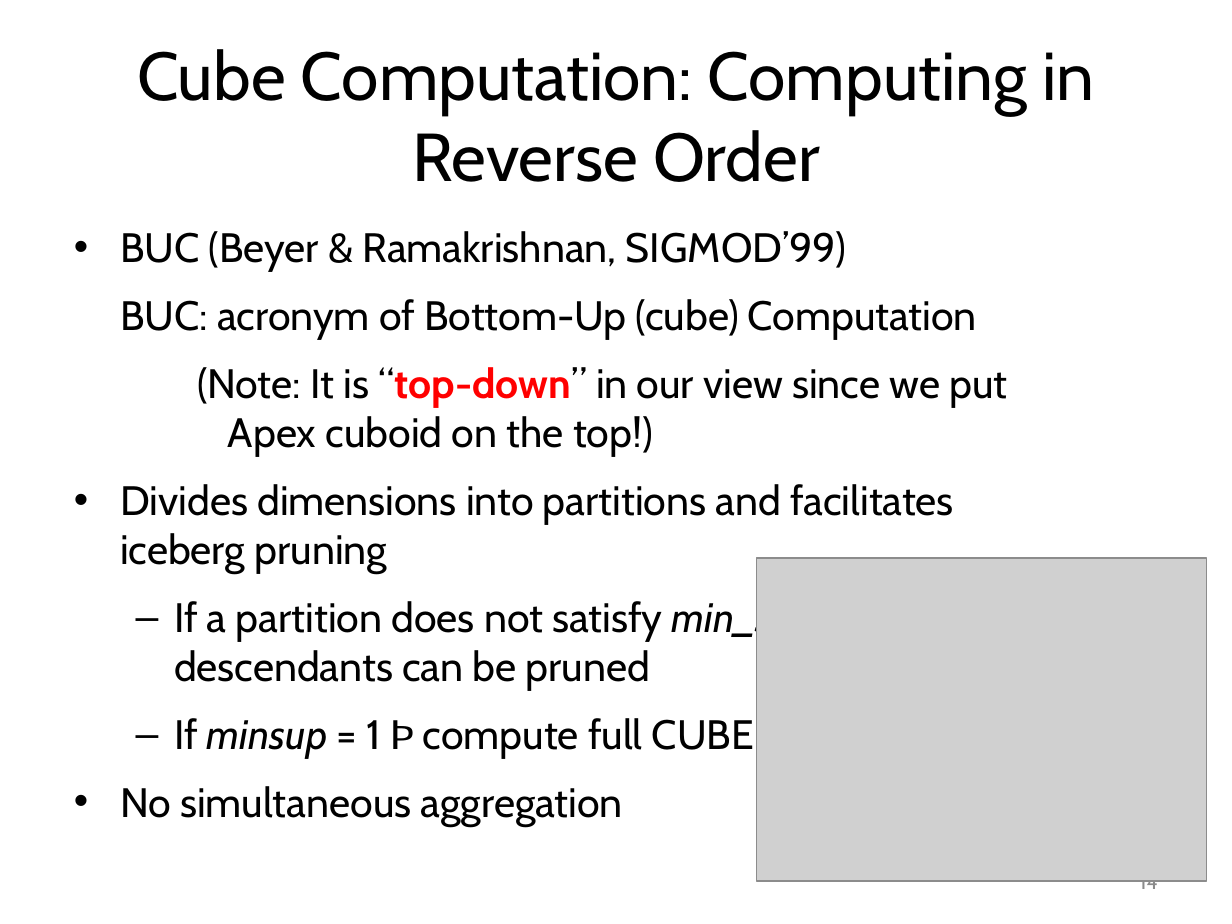
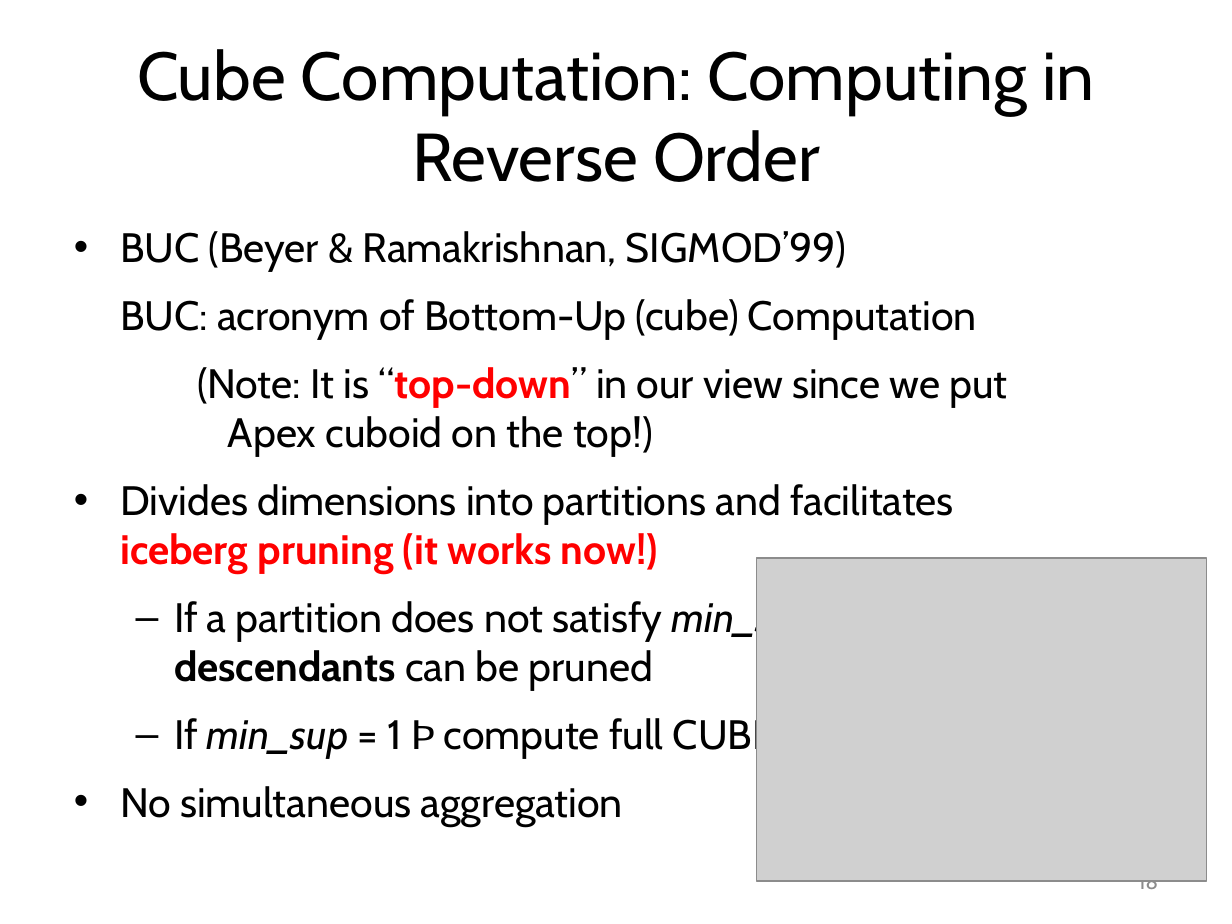
Before and after one commit to mjiang89/mjiang89.github.io, a slide deck: slide 18 of teaching/CS412Summer17-Chapter5.pptx (slide 14 before the commit). Drawn at 1232x924 pixels with LibreOffice and Linux fonts; fonts in the diff are those of the drawing; grey boxes stand for pictures. Boxes give left, top, right and bottom in pixels: in the first picture for what was removed or moved away, otherwise in the second. Text is boxed around its words. In the diff, an @@ line names an element or a change of style, - is before the commit and + after.

```diff
--- a/teaching/CS412Summer17-Chapter5.pptx
+++ b/teaching/CS412Summer17-Chapter5.pptx
@@ text at box(120, 484, 954, 574): text changed @@
-• Divides dimensions into partitions and facilitates iceberg pruning
+• Divides dimensions into partitions and facilitates iceberg pruning (it works now!)
@@ text at box(174, 598, 822, 691): bold on in "descendants" @@
@@ text at box(174, 715, 785, 759): text changed @@
-  – If minsup = 1 Þ compute full CUBE!
+  – If min_sup = 1 Þ compute full CUBE!
@@ page number at box(1138, 880, 1158, 894): text changed @@
-14
+18
```
Also in this commit, not shown: 19 other slides changed, 6 slides added, 3 slides removed, 4 other files.
